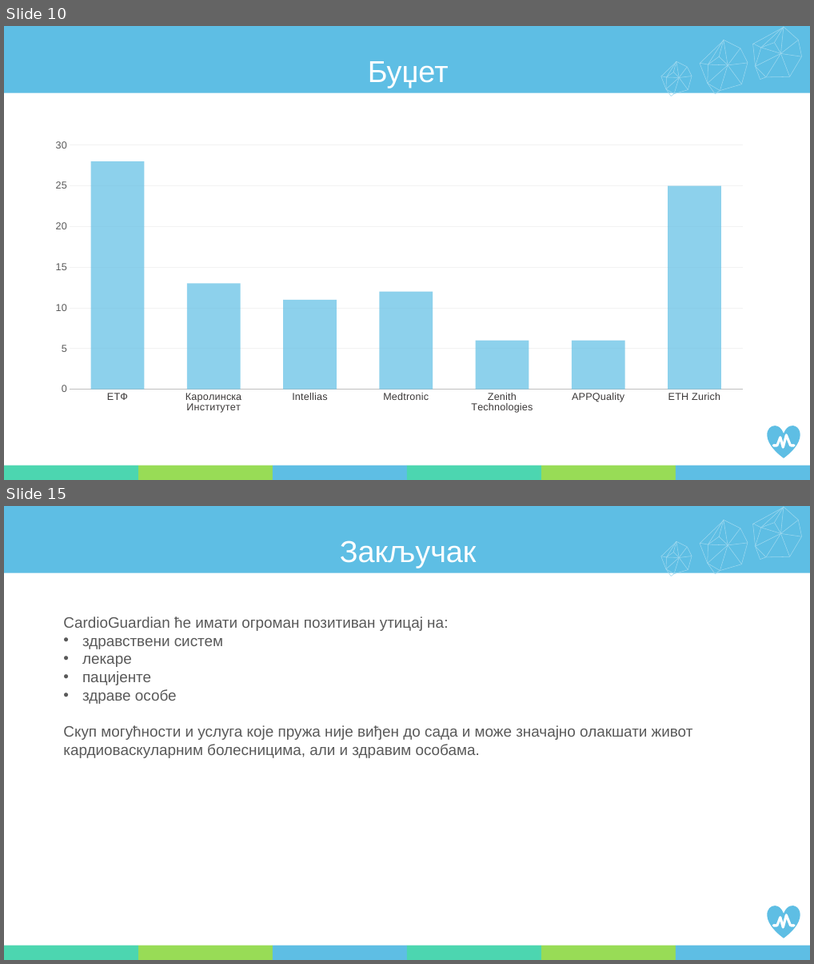
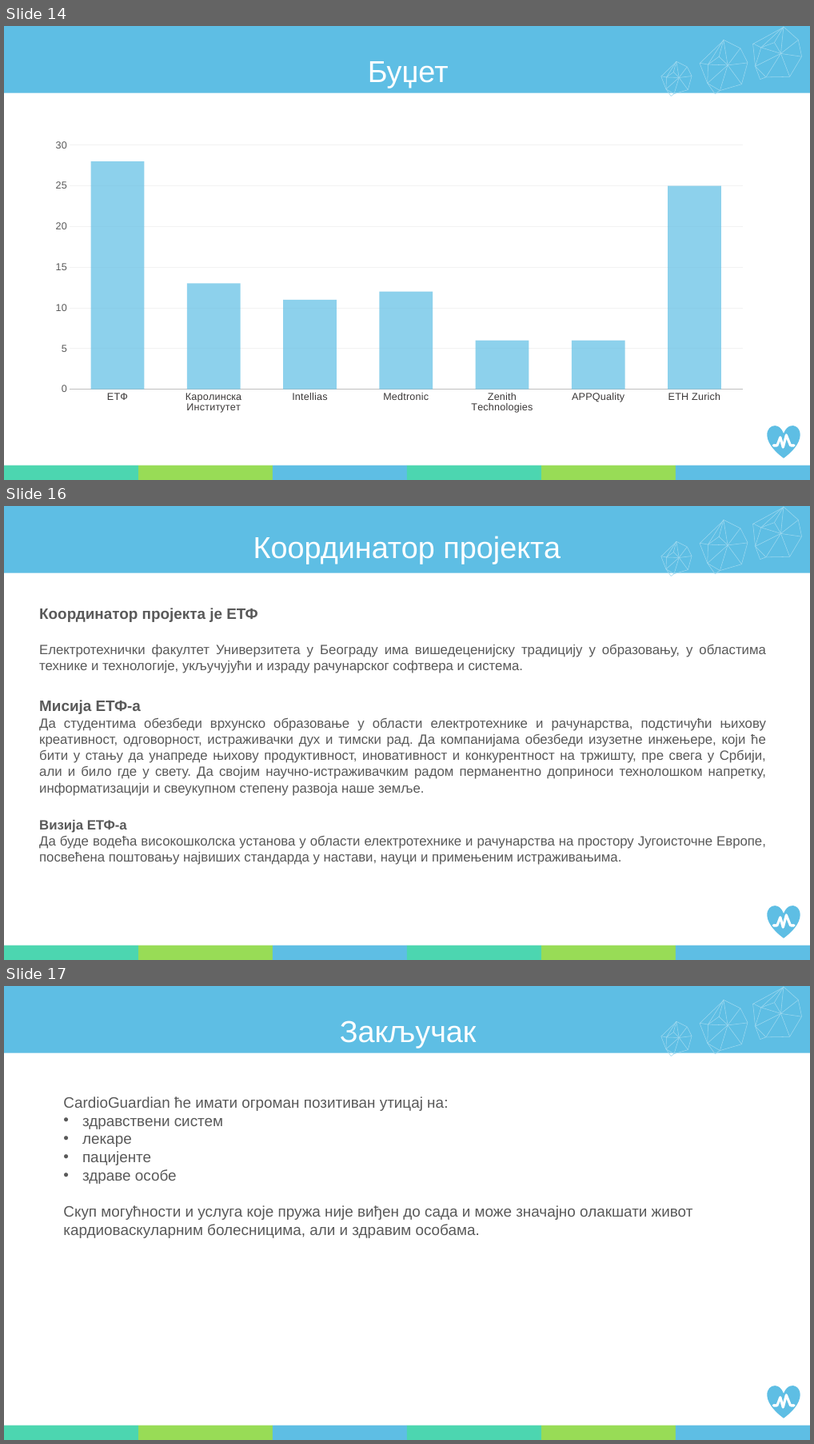
Before and after one commit to PetrovicT/CardioGuardian, a slide deck: Faza III/prezentacija.pptx. Shown one above the other, each under a label of ours: slides 10 and 15 before the commit, slides 14, 16 and 17 after it; the slides between them are not shown. The pictures are 814x964 and 814x1444 pixels, drawn with LibreOffice and Linux fonts; fonts in the diff are those of the drawing. Boxes give left, top, right and bottom in pixels: in the first picture for what was removed or moved away, otherwise in the second. Text is boxed around its words. In the diff, an @@ line names an element or a change of style, - is before the commit and + after.

```diff
--- a/Faza III/prezentacija.pptx
+++ b/Faza III/prezentacija.pptx
@@ slide 16 added at (4,506,810,960), background #FFFFFF; not listed: 74 template elements that a slide beside it also shows @@
@@ text added at (254,536,561,564), 36 pt, text #FFFFFF @@
+Координатор пројекта
@@ text added at (39,608,766,864), 16 pt, text #595959 @@
+Координатор пројекта је ЕТФ
+Електротехнички факултет Универзитета у Београду има вишедеценијску традицију у образовању, у областима технике и технологије, укључујући и израду рачунарског софтвера и система.
+Мисија ЕТФ-а
+Да студентима обезбеди врхунско образовање у области електротехнике и рачунарства, подстичући њихову креативност, одговорност, истраживачки дух и тимски рад. Да компанијама обезбеди изузетне инжењере, који ће бити у стању да унапреде њихову продуктивност, иновативност и конкурентност на тржишту, пре свега у Србији, али и било где у свету. Да својим научно-истраживачким радом перманентно доприноси технолошком напретку, информатизацији и свеукупном степену развоја наше земље.
+Визија ЕТФ-а
+Да буде водећа високошколска установа у области електротехнике и рачунарства на простору Југоисточне Европе, посвећена поштовању највиших стандарда у настави, науци и примењеним истраживањима.
@@ what was slide 10 is now slide 14 @@
@@ what was slide 15 is now slide 17 @@
```
Also in this commit, not shown: 4 slides changed, 4 other slides added, 3 slides removed, 3 other files.
